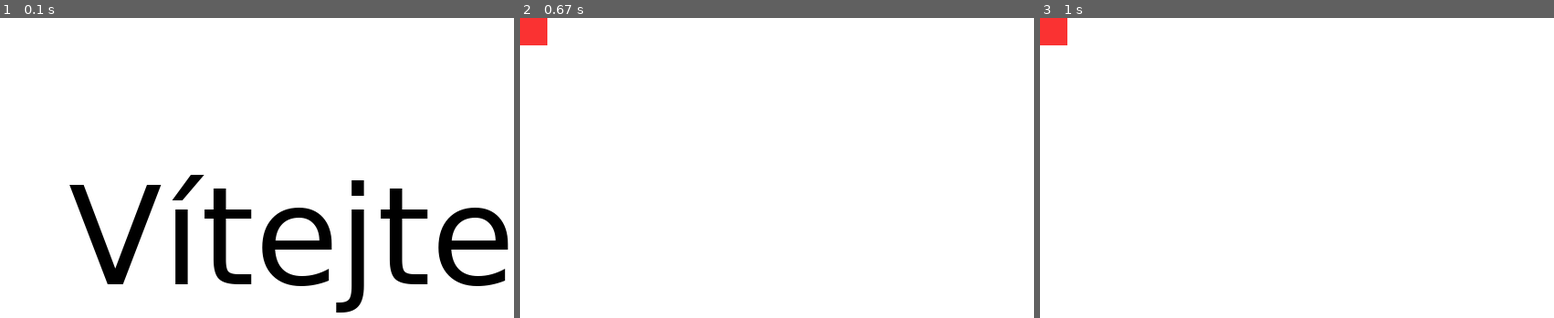
Above: before the commit, frames 1-3 (left to right).
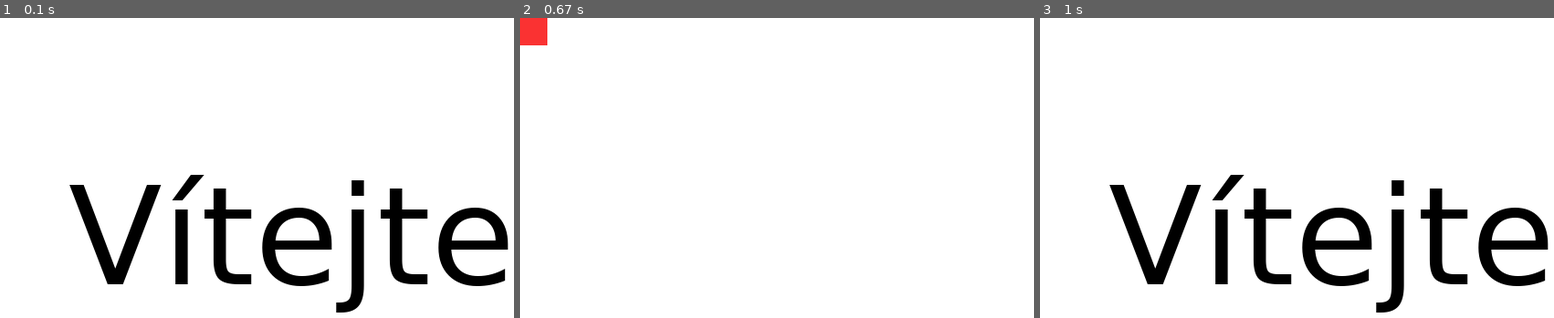
Above: after the commit, the same moments.

Repository: bugulin/gymgeek-academy
Game: pygame game, started from snake.py
The game is run twice, just before and just after one commit, with the same random seed, the same clock (stepped at 60 frames per second) and the same inputs.
Inputs (mouse positions are in pixels of both pictures, inside the frame that each line leads up to):
- Up to frame 1 (0.1 s): no input
- Up to frame 2 (0.67 s): press the mouse at (812, 264) at 0.37 s; move the mouse to (741, 252) at 0.47 s; release the mouse at (669, 240) at 0.6 s
- Up to frame 3 (1 s): press the mouse at (1332, 264) at 0.7 s; move the mouse to (1368, 270) at 0.8 s; release the mouse at (1399, 276) at 0.93 s

Frames 1-2 are identical in both runs. In frame 3, 9.8% of the frame differs, in the area x 0-99%, y 0-99%.

Commit message:
Beztřídní program Malování.

Diff:
--- /dev/null
+++ b/malovani.py
@@ -0,0 +1,84 @@
+import pygame
+from random import randrange
+
+SIRKA = 960
+VYSKA = 540
+POZADI = (255, 255, 255)
+
+pygame.init()
+okno = pygame.display.set_mode((SIRKA, VYSKA))
+pygame.display.set_caption('Malování')
+hodinky = pygame.time.Clock()
+
+pismo = pygame.font.SysFont('Ubuntu', 50)
+text = []
+cary = []
+barva = (0, 0, 0)
+
+for t in ('Spusť kliknutím', '...'):
+    text.append(
+        pismo.render(t, True, (0, 130, 0), POZADI)
+    )
+
+def tiskni_text():
+    vyska = 0
+    for řádek in text:
+        vyska += řádek.get_height() + 5
+    y = (VYSKA - vyska) / 2
+
+    for i, řádek in enumerate(text):
+        okno.blit(řádek, ((SIRKA - řádek.get_width()) / 2, y))
+        y += řádek.get_height() + 5
+
+def kresli():
+    for cara in cary:
+        if len(cara['body']) > 1:
+            pygame.draw.lines(okno, cara['barva'], False, cara['body'], 4)
+        else:
+            pygame.draw.circle(okno, cara['barva'], cara['body'][0], 2)
+
+obrazovka = 'úvodní'
+kreslim = False
+bezi = True
+while bezi:
+    for udalost in pygame.event.get():
+        if udalost.type == pygame.QUIT:
+            bezi = False
+        elif udalost.type == pygame.MOUSEBUTTONDOWN:
+            if obrazovka == 'kreslení':
+                kreslim = True
+                cary.append({
+                    'body': [udalost.pos],
+                    'barva': barva
+                })
+            else:
+                obrazovka = 'kreslení'
+        elif udalost.type == pygame.MOUSEMOTION:
+            if kreslim:
+                cary[-1]['body'].append(udalost.pos)
+        elif udalost.type == pygame.MOUSEBUTTONUP:
+            kreslim = False
+        elif udalost.type == pygame.KEYUP:
+            if udalost.key == pygame.K_SPACE:
+                barva = (randrange(0, 256), randrange(0, 256), randrange(0, 256))
+
+                if kreslim:
+                    body = []
+                    if len(cary) > 0:
+                        body.append(cary[-1]['body'][-1])
+
+                    cary.append({
+                        'body': body,
+                        'barva': barva
+                    })
+
+    okno.fill(POZADI)
+    if obrazovka == 'úvodní':
+        tiskni_text()
+    elif obrazovka == 'kreslení':
+        kresli()
+
+    pygame.display.update()
+    hodinky.tick(30)
+
+pygame.quit()
--- a/snake.py
+++ b/snake.py
@@ -62,6 +62,9 @@
             if udalost.key == K_p:
                 self.y += 1
 
+        elif udalost.type == MOUSEBUTTONDOWN:
+            self.program.aktualni = Uvod(self.program)
+
 
 class GraphicsProgram:
     running = False
